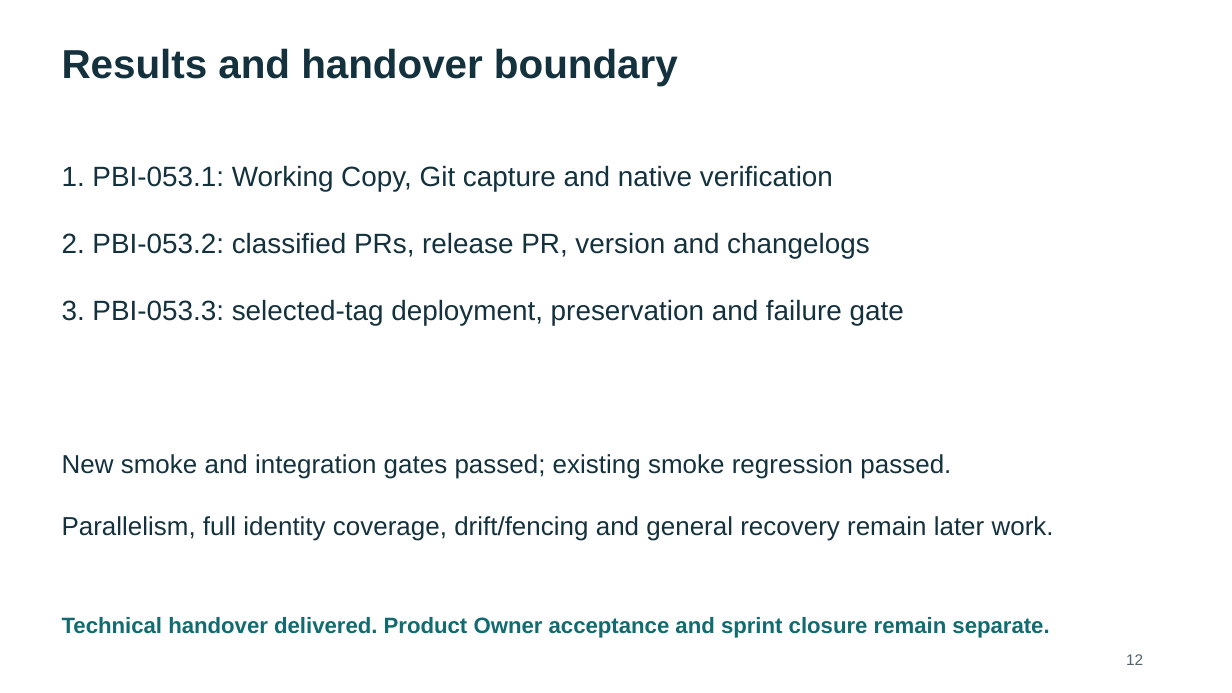
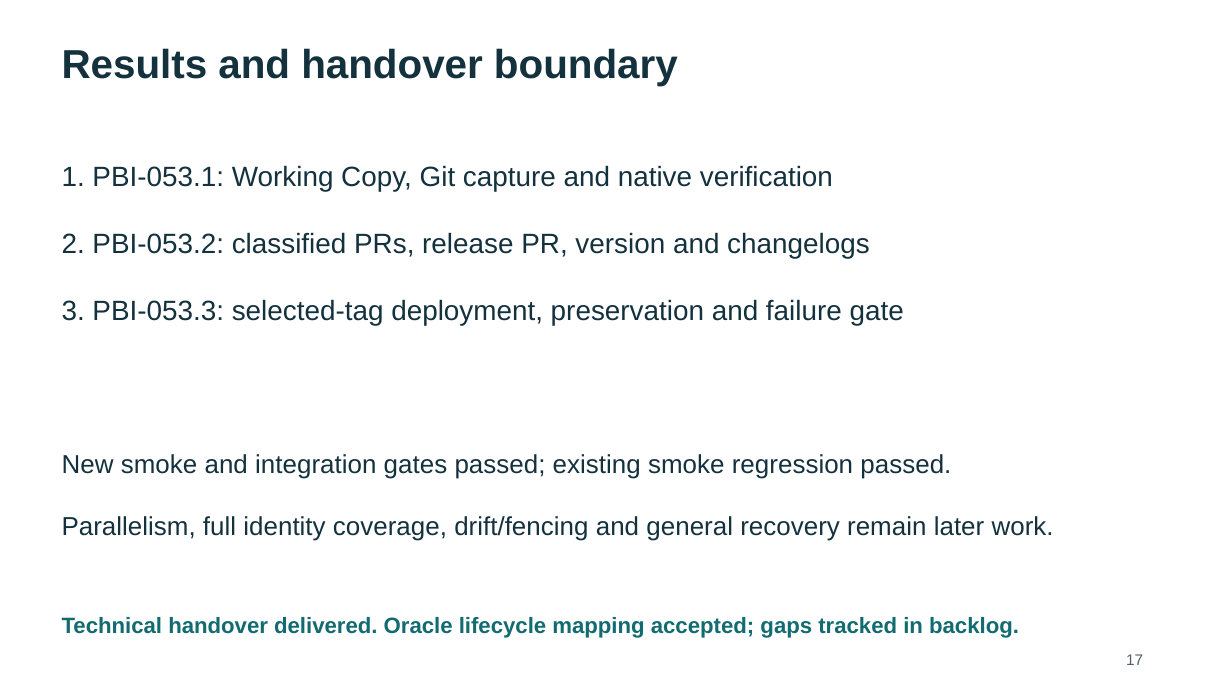
Before and after one commit to rstyczynski/APEX_CICD, a slide deck: slide 17 of progress/E.3/sprint_E.3_increment_demo.pptx (slide 12 before the commit). Drawn at 1232x693 pixels with LibreOffice and Linux fonts; fonts in the diff are those of the drawing. Boxes give left, top, right and bottom in pixels: in the first picture for what was removed or moved away, otherwise in the second. Text is boxed around its words. In the diff, an @@ line names an element or a change of style, - is before the commit and + after.

Commit message:
docs: accept lifecycle mapping and close sprint E.3

```diff
--- a/progress/E.3/sprint_E.3_increment_demo.pptx
+++ b/progress/E.3/sprint_E.3_increment_demo.pptx
@@ text at (x1=62, y1=617, x2=1019, y2=638): text changed @@
-Technical handover delivered. Product Owner acceptance and sprint closure remain separate.
+Technical handover delivered. Oracle lifecycle mapping accepted; gaps tracked in backlog.
@@ text at (x1=1126, y1=654, x2=1143, y2=665): text changed @@
-12
+17
```
Also in this commit, not shown: 10 other slides changed, 10 slides added, 26 other files.
